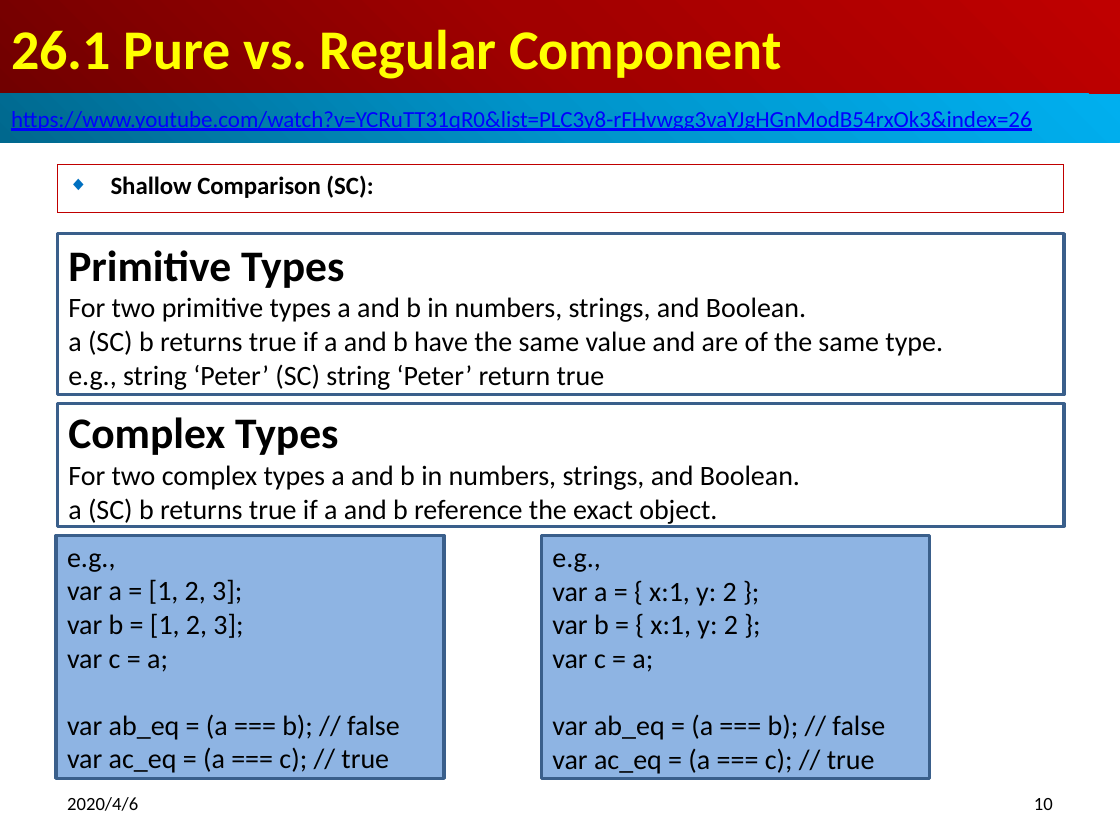
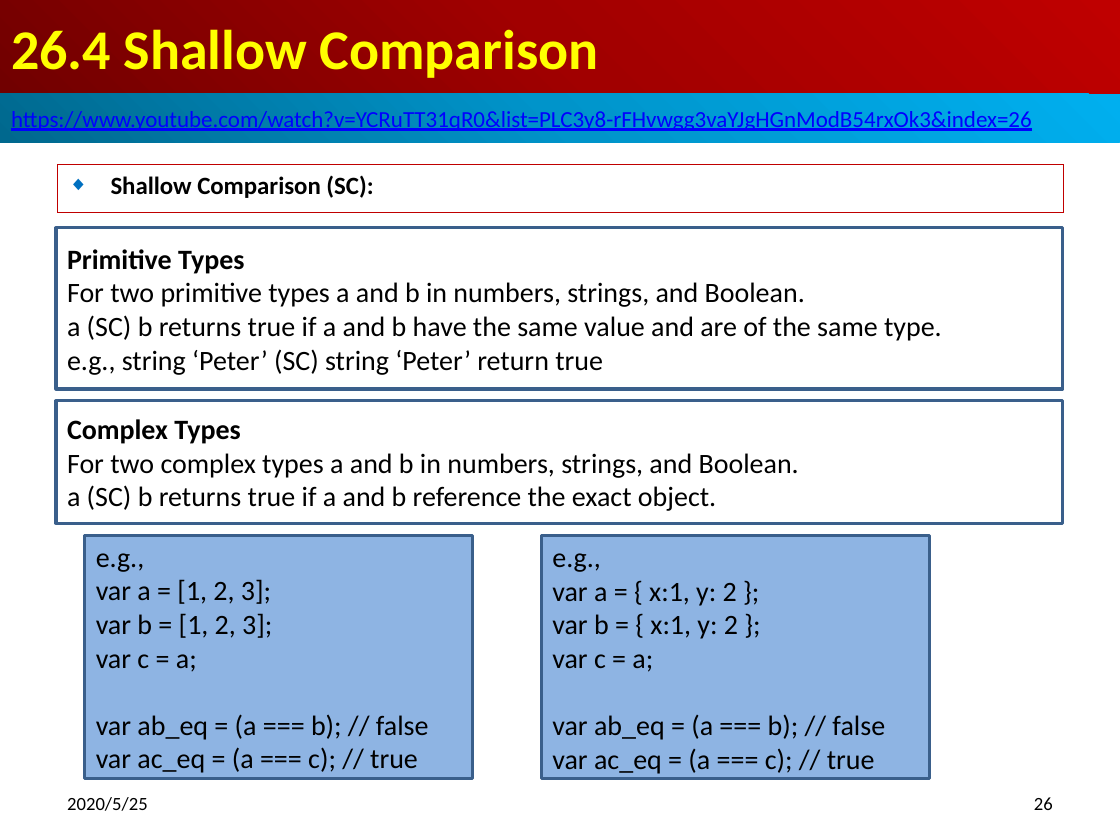
Before and after one commit to peterhchen/800-React-Hook, a slide deck: slide 26 of 26_PureComp.pptx (slide 10 before the commit). Drawn at 1120x840 pixels with LibreOffice and Linux fonts; fonts in the diff are those of the drawing. Boxes give left, top, right and bottom in pixels: in the first picture for what was removed or moved away, otherwise in the second. Text is boxed around its words. In the diff, an @@ line names an element or a change of style, - is before the commit and + after.

Commit message:
Pure Component
What is pure component?
In regular component class, it extends the comopont class.
In pure component class, it extends the pure component class.
The pure compnent class, it performs the shallow comparison in primitive and complex object (e.g., dictionary).
If there is nothing change, the shouldComponentUpdate perform the shallow comparison (true/false).
If the shouldComponentUpdate return true, the UI will be re-rendered.
If the shouldComponentUpdate return false, the UI will not be re-rendered.

```diff
--- a/26_PureComp.pptx
+++ b/26_PureComp.pptx
@@ title at (x1=11, y1=29, x2=599, y2=78): text changed @@
-26.1 Pure vs. Regular Component
+26.4 Shallow Comparison
@@ rectangle "Primitive Types" moved from (x1=57, y1=234, x2=1064, y2=395) to (x1=56, y1=227, x2=1063, y2=389) @@
@@ text in rectangle at (x1=67, y1=249, x2=244, y2=274): size 28 to 18 pt in "Primitive Types" @@
@@ text in rectangle at (x1=67, y1=419, x2=240, y2=444): size 28 to 18 pt in "Complex Types" @@
@@ rectangle "e.g.," moved from (x1=56, y1=535, x2=444, y2=778) to (x1=85, y1=535, x2=473, y2=778) @@
@@ text at (x1=67, y1=797, x2=148, y2=811): text changed @@
-2020/4/6
+2020/5/25
@@ page number at (x1=1034, y1=797, x2=1053, y2=810): text changed @@
-10
+26
```
Also in this commit, not shown: 13 other slides changed, 16 slides added, 1 other file.
